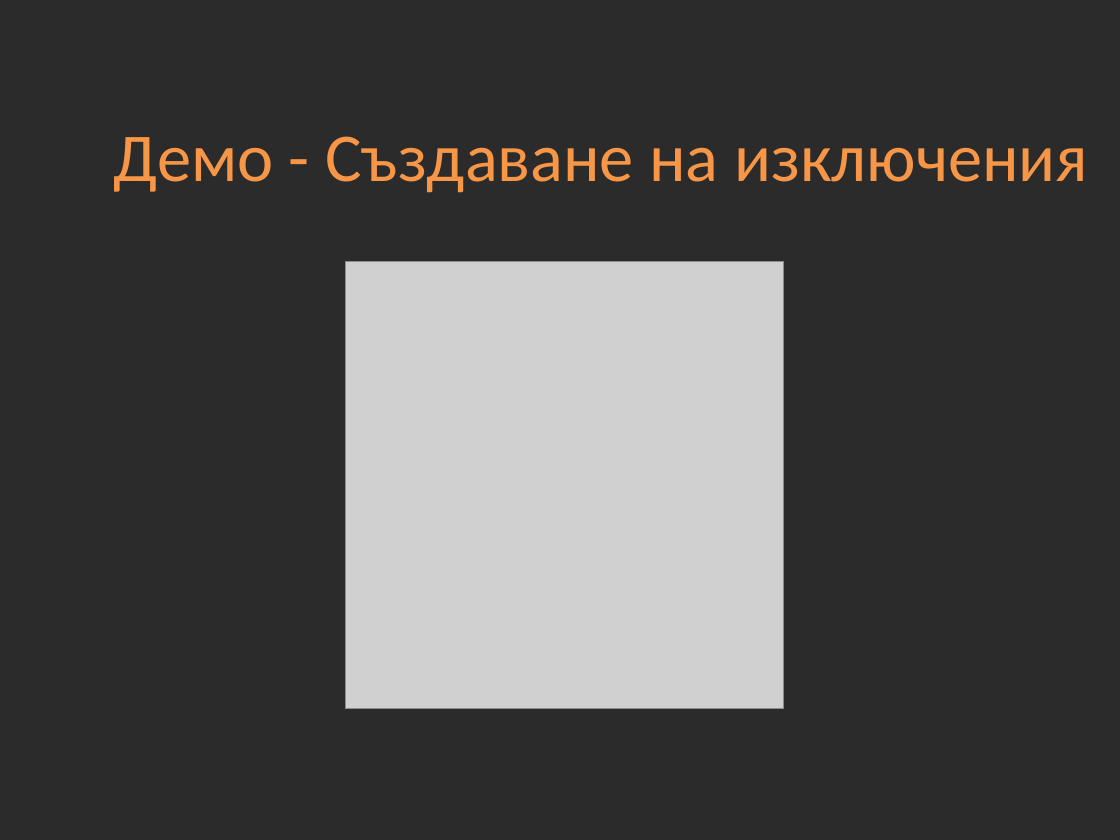
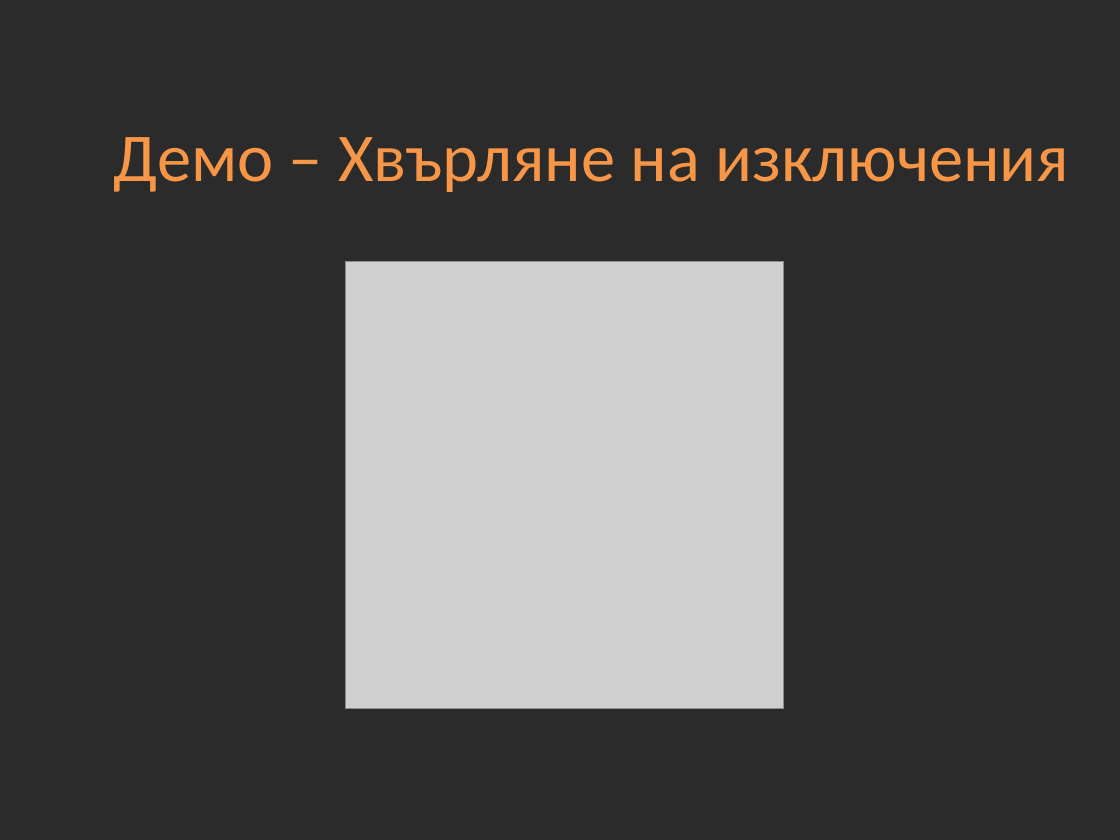
Before and after one commit to Academy-Soft-Intellect/Java-Course, a slide deck: slide 15 of 08-Exceptions.pptx. Drawn at 1120x840 pixels with LibreOffice and Linux fonts; fonts in the diff are those of the drawing; grey boxes stand for pictures; background and template pictures are left out; a plain dark background stands for a picture behind light text. Boxes give left, top, right and bottom in pixels: in the first picture for what was removed or moved away, otherwise in the second. Text is boxed around its words. In the diff, an @@ line names an element or a change of style, - is before the commit and + after.

```diff
--- a/08-Exceptions.pptx
+++ b/08-Exceptions.pptx
@@ title at (114,137,1069,192): text changed @@
-Демо - Създаване на изключения
+Демо – Хвърляне на изключения
```
Also in this commit, not shown: 2 other slides changed.
